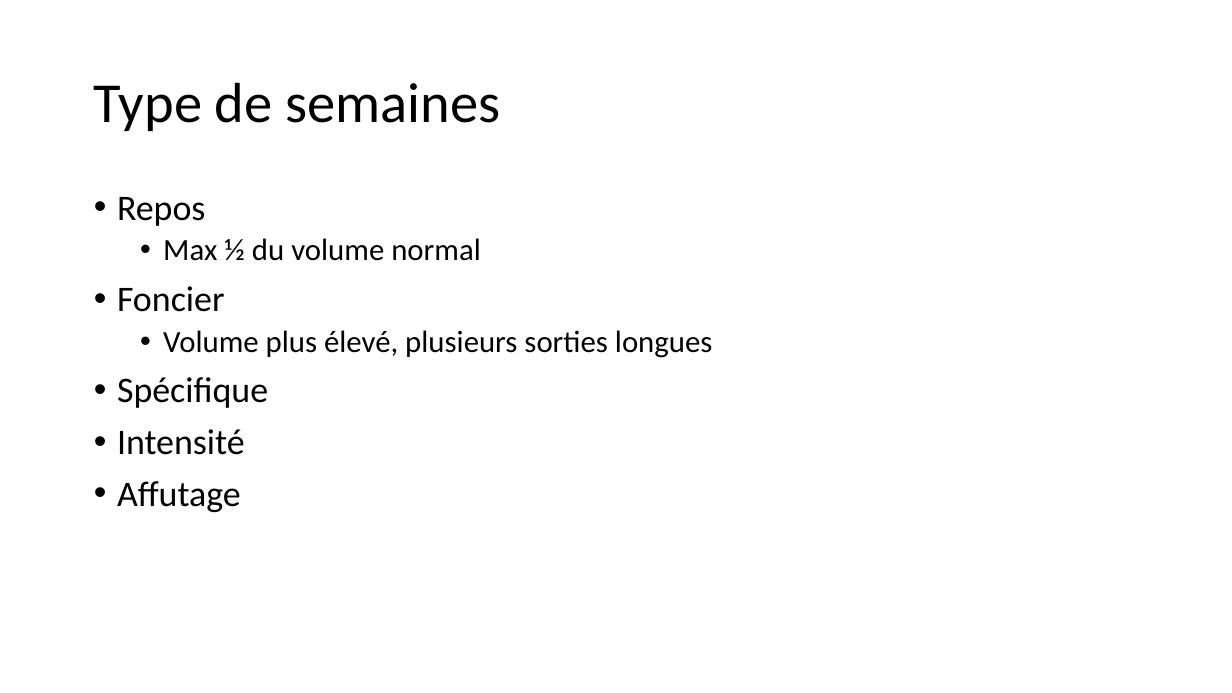
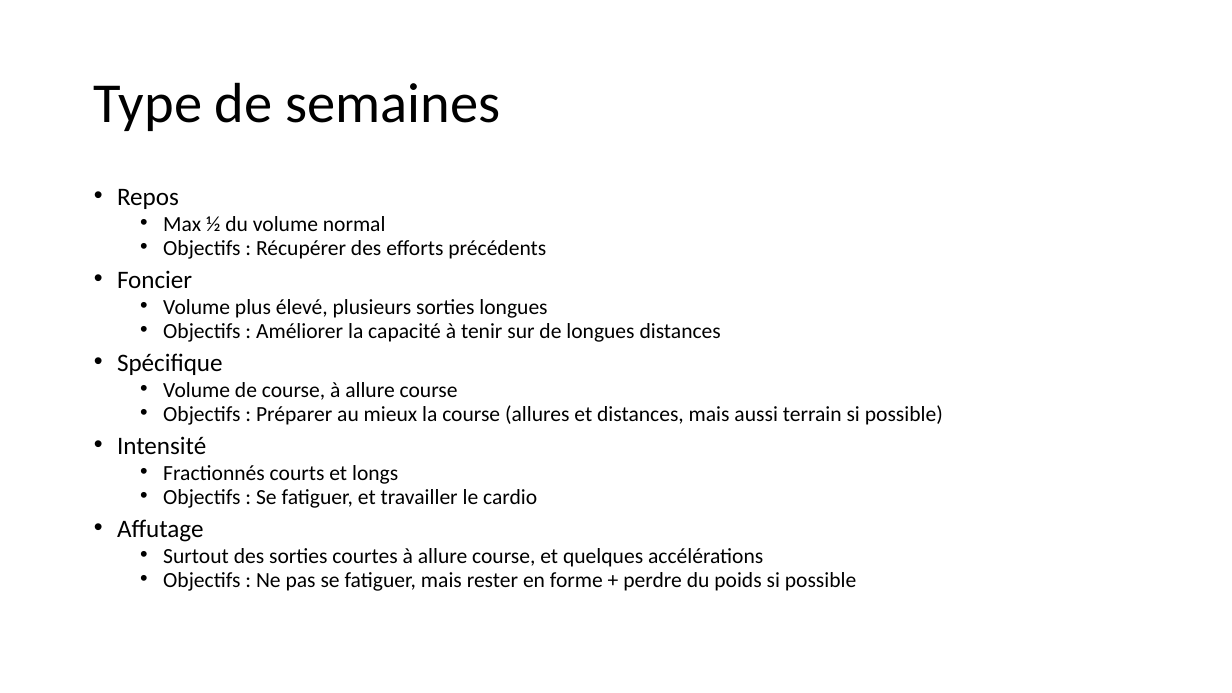
Before and after one commit to Aperomero/TrainingPlan, a slide deck: slide 2 of Documents/Brainstorming.pptx. Drawn at 1232x693 pixels with LibreOffice and Linux fonts; fonts in the diff are those of the drawing. Boxes give left, top, right and bottom in pixels: in the first picture for what was removed or moved away, otherwise in the second. Text is boxed around its words. In the diff, an @@ line names an element or a change of style, - is before the commit and + after.

Commit message:
Update Brainstorming.pptx
Ajout des types de semaines et leurs objectifs

```diff
--- a/Documents/Brainstorming.pptx
+++ b/Documents/Brainstorming.pptx
@@ text at (x1=117, y1=189, x2=547, y2=542): size 28 to 19.6 pt in "Repos", "Foncier", "Spécifique", "Intensité" and 1 more places; size 24 to 16.8 pt in "Max ½ du volume normal", "Volume plus élevé, plusieurs sorties longues"; line spacing 0.9 to 0.7 @@
@@ text at (x1=163, y1=240, x2=546, y2=259): paragraph added @@
+  • Objectifs : Récupérer des efforts précédents
@@ text at (x1=163, y1=323, x2=721, y2=342): paragraph added @@
+  • Objectifs : Améliorer la capacité à tenir sur de longues distances
@@ text at (x1=163, y1=382, x2=943, y2=425): paragraphs added @@
+  • Volume de course, à allure course
+  • Objectifs : Préparer au mieux la course (allures et distances, mais aussi terrain si possible)
@@ text at (x1=163, y1=465, x2=537, y2=508): paragraphs added @@
+  • Fractionnés courts et longs
+  • Objectifs : Se fatiguer, et travailler le cardio
@@ text at (x1=163, y1=548, x2=856, y2=591): paragraphs added @@
+  • Surtout des sorties courtes à allure course, et quelques accélérations
+  • Objectifs : Ne pas se fatiguer, mais rester en forme + perdre du poids si possible
```
Also in this commit, not shown: 1 slide added.
